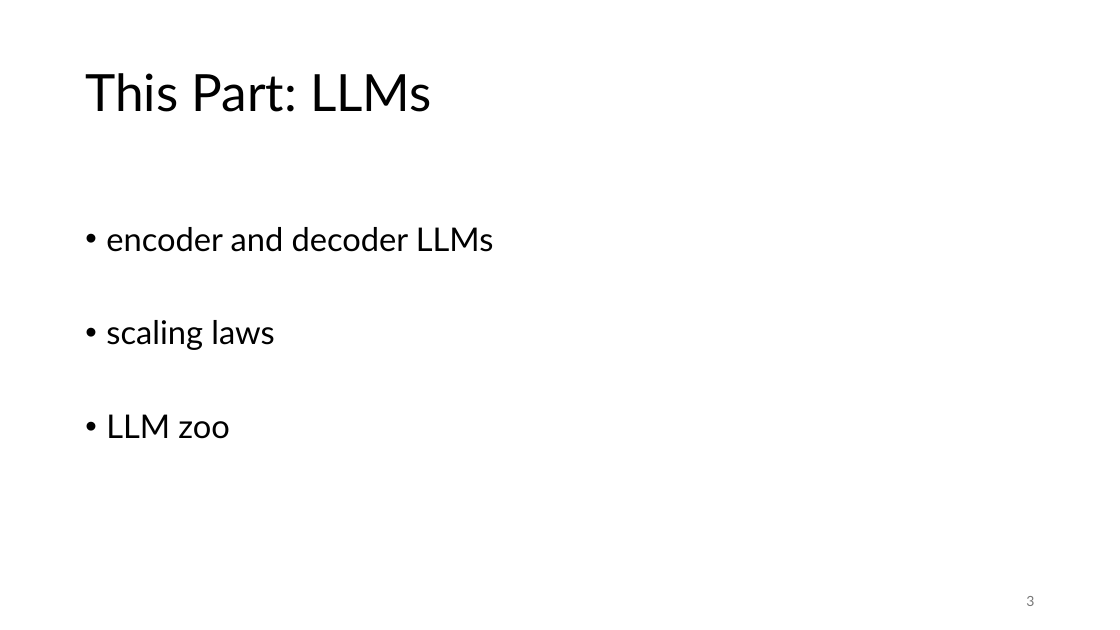
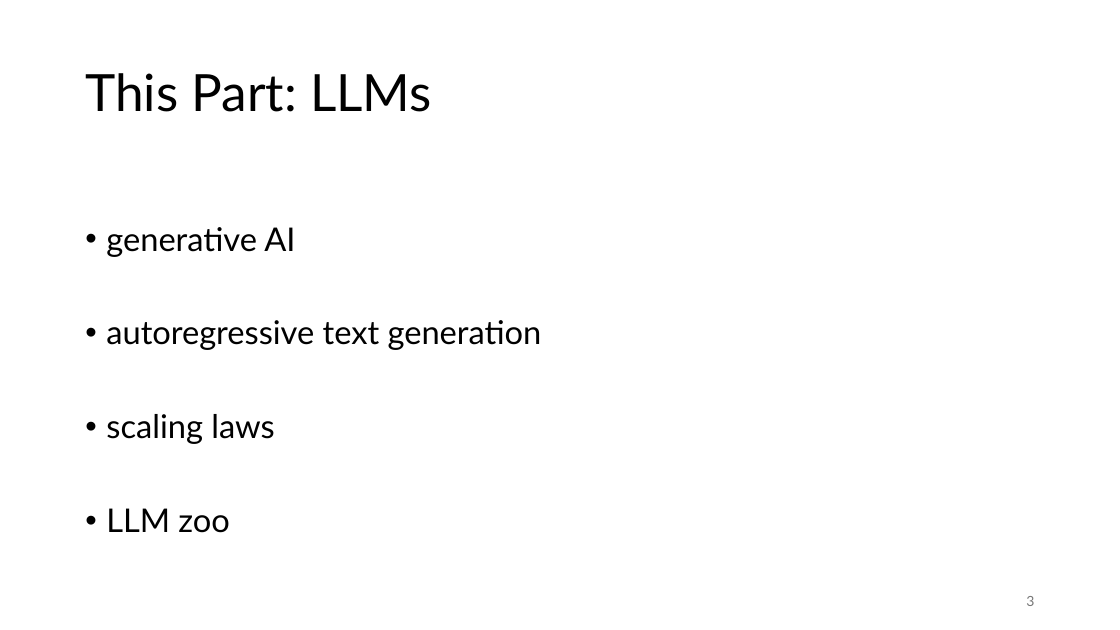
Before and after one commit to FelixWick/language_models, a slide deck: slide 3 of slides/3_LLMs.pptx. Drawn at 1120x630 pixels with LibreOffice and Linux fonts; fonts in the diff are those of the drawing. Boxes give left, top, right and bottom in pixels: in the first picture for what was removed or moved away, otherwise in the second. Text is boxed around its words. In the diff, an @@ line names an element or a change of style, - is before the commit and + after.

```diff
--- a/slides/3_LLMs.pptx
+++ b/slides/3_LLMs.pptx
@@ text at (106, 227, 542, 350): text changed @@
-• encoder and decoder LLMs
+• generative AI
+• autoregressive text generation
```
Also in this commit, not shown: 5 other slides changed, 4 slides added, 4 slides removed, 5 other files.
